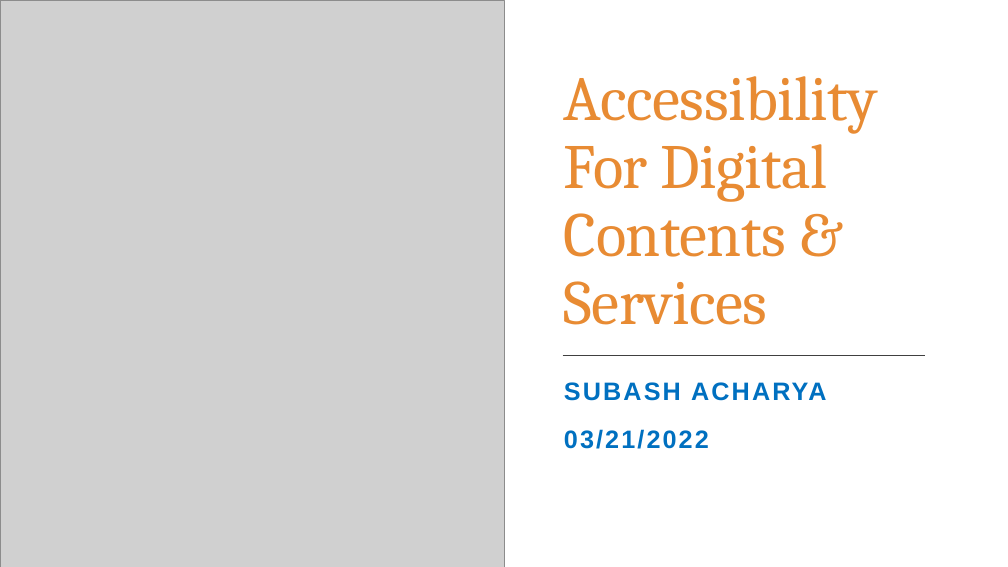
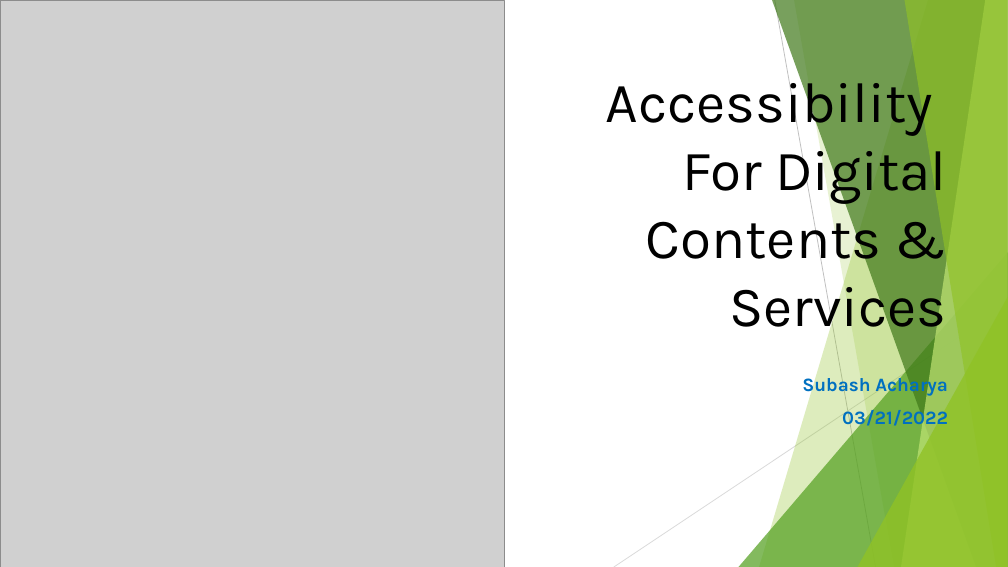
Before and after one commit to subash-s-acharya/UXDesignClass, a slide deck: slide 1 of Presentation/Accessibility For Digital Content & Services.pptx. Drawn at 1008x567 pixels with LibreOffice and Linux fonts; fonts in the diff are those of the drawing; grey boxes stand for pictures. Boxes give left, top, right and bottom in pixels: in the first picture for what was removed or moved away, otherwise in the second. Text is boxed around its words. In the diff, an @@ line names an element or a change of style, - is before the commit and + after.

```diff
--- a/Presentation/Accessibility For Digital Content & Services.pptx
+++ b/Presentation/Accessibility For Digital Content & Services.pptx
@@ rectangle removed at [0,0,1008,567] @@
@@ title "Accessibility For Digital Contents & ..." at [606,71,947,340]: size 60 to 54 pt, font Cambria to Karla, text colour #E88B33 to #000000, letter spacing -0.5 to 0 pt; alignment left to right; line spacing 0.9 to 1 @@
@@ group added at [614,0,1008,567]: 5 freeform shapes, 2 lines, 2 triangles @@
@@ line removed from (563, 355) to (926, 355) @@
@@ subtitle at [802,374,948,397]: text changed; size 24 to 18 pt; font Arial to Karla @@
-SUBASH ACHARYA
+Subash Acharya
@@ subtitle at [842,407,948,430]: size 24 to 18 pt, font Arial to Karla, letter spacing 2 to 0 pt in "03/21/2022"; alignment left to right; line spacing 1.1 to 1; less space between paragraphs @@
@@ rectangle removed at [0,529,1008,567] @@
```
Also in this commit, not shown: 8 other slides changed, 1 slide added, 1 other file.
